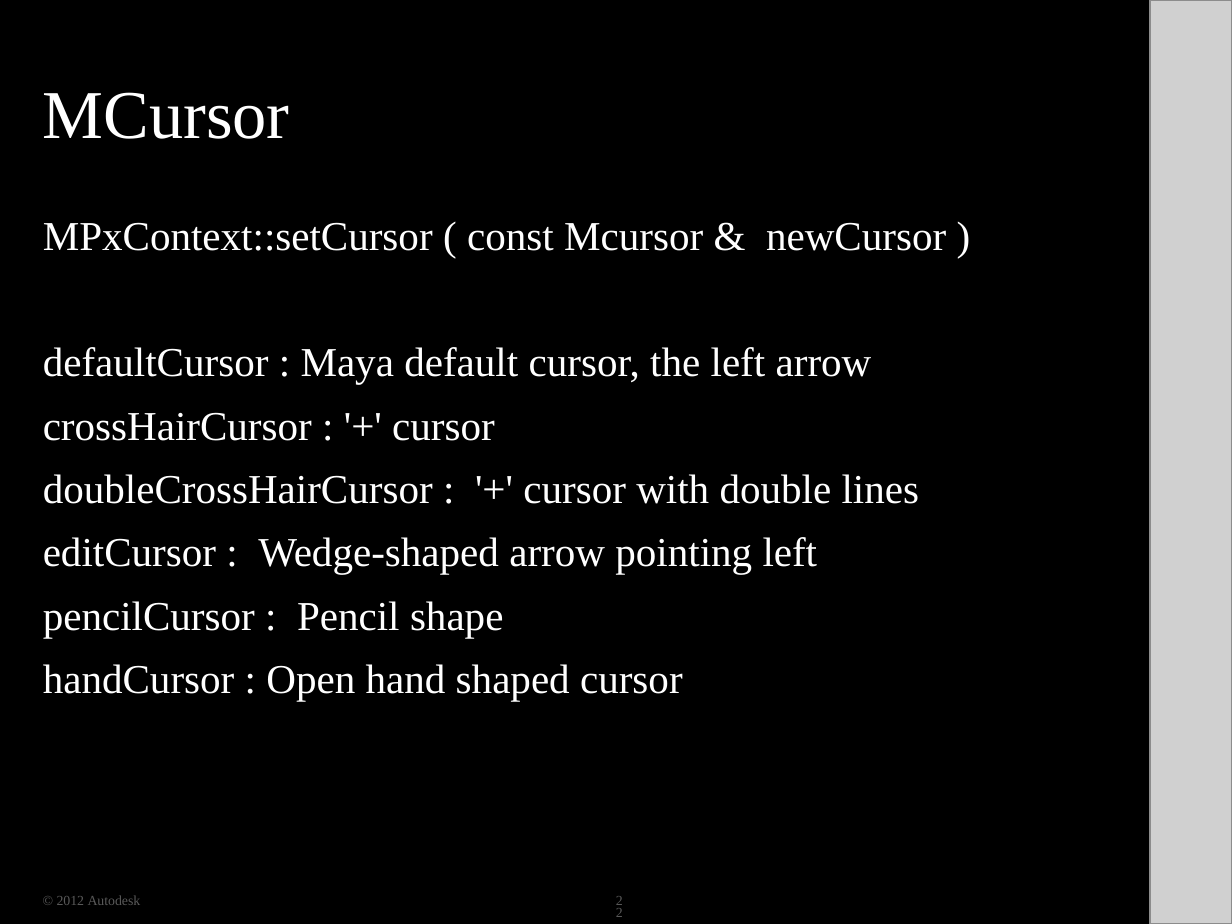
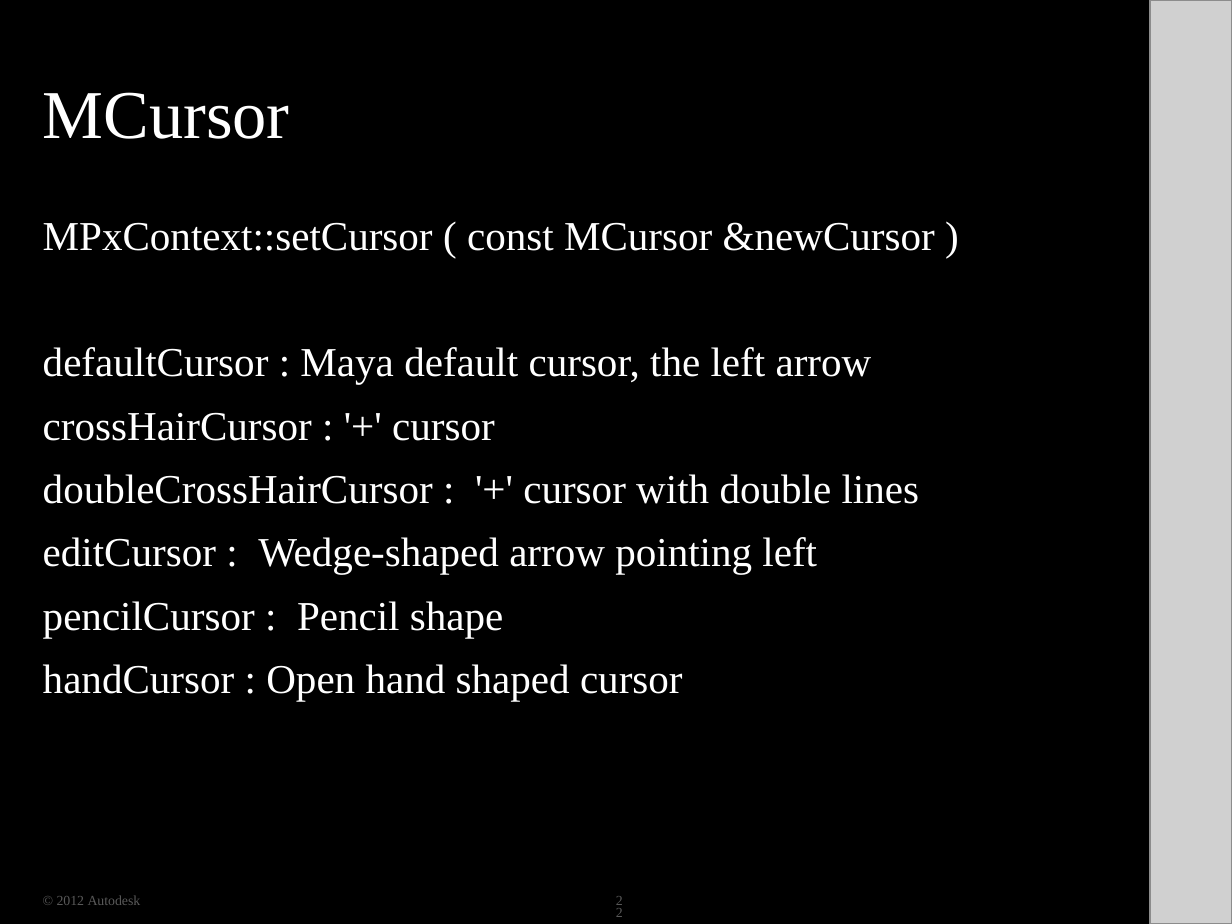
Before and after one commit to ADN-DevTech/Maya-Training-Material, a slide deck: slide 22 of 07_Locator/07_Locator.pptx. Drawn at 1232x924 pixels with LibreOffice and Linux fonts; fonts in the diff are those of the drawing; grey boxes stand for pictures; background and template pictures are left out; a plain dark background stands for a picture behind light text. Boxes give left, top, right and bottom in pixels: in the first picture for what was removed or moved away, otherwise in the second. Text is boxed around its words. In the diff, an @@ line names an element or a change of style, - is before the commit and + after.

```diff
--- a/07_Locator/07_Locator.pptx
+++ b/07_Locator/07_Locator.pptx
@@ text at <box>43,222,935,251</box>: text changed @@
-MPxContext::setCursor ( const Mcursor & newCursor )
+MPxContext::setCursor ( const MCursor &newCursor )
```
Also in this commit, not shown: 4 other slides changed, 8 other files.
